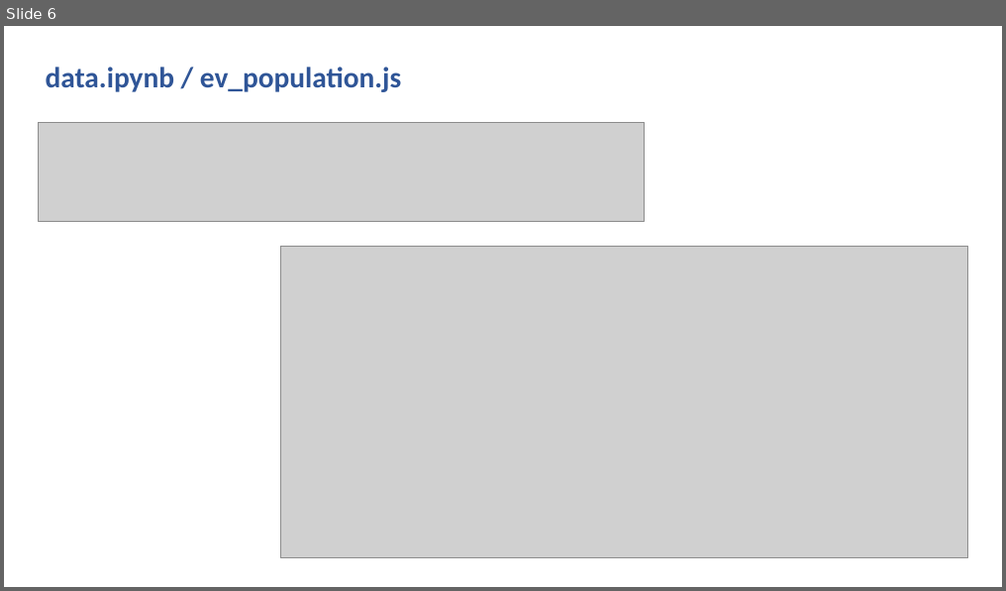
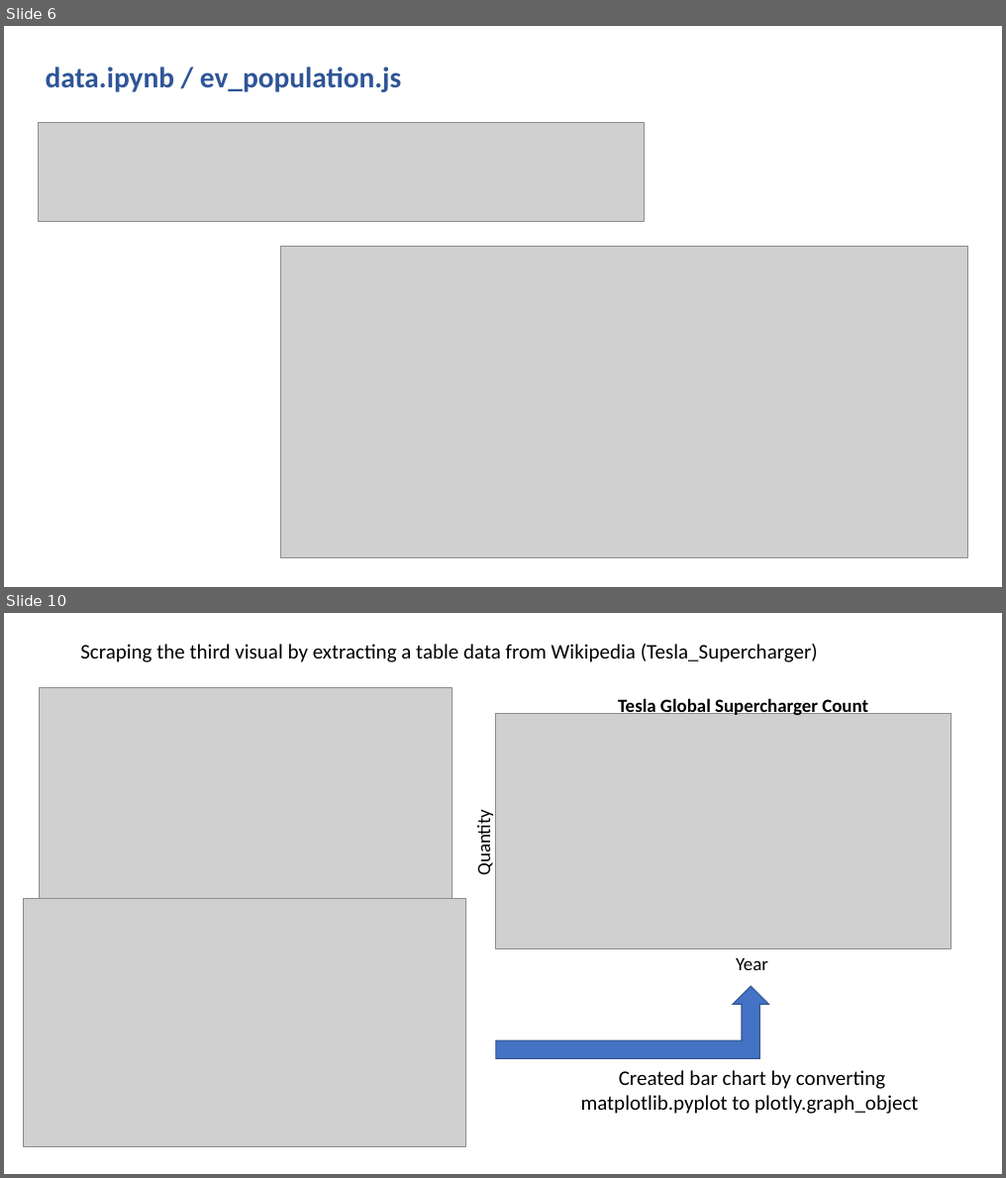
Before and after one commit to sissa81/legendary-system, a slide deck: Presentation/legendary-system.pptx. Shown one above the other, each under a label of ours: slide 6 before the commit, slides 6 and 10 after it; the slides between them are not shown. The pictures are 1006x591 and 1006x1178 pixels, drawn with LibreOffice and Linux fonts; fonts in the diff are those of the drawing; grey boxes stand for pictures. Boxes give left, top, right and bottom in pixels: in the first picture for what was removed or moved away, otherwise in the second. Text is boxed around its words. In the diff, an @@ line names an element or a change of style, - is before the commit and + after.

```diff
--- a/Presentation/legendary-system.pptx
+++ b/Presentation/legendary-system.pptx
@@ slide 10 added at [4,613,1002,1174], background #FFFFFF @@
@@ text added at [80,644,818,663], 20 pt, text #000000 @@
+Scraping the third visual by extracting a table data from Wikipedia (Tesla_Supercharger)
@@ picture added at [40,688,452,919] @@
@@ text added at [618,696,868,716], 18 pt, text #000000, bold @@
+Tesla Global Supercharger Count
@@ picture added at [496,713,951,950] @@
@@ text added at [472,816,495,874], 18 pt, text #000000 @@
+Quantity
@@ picture added at [23,898,466,1147] @@
@@ text added at [736,959,768,970], 18 pt, text #000000 @@
+Year
@@ bent up arrow added at [496,986,769,1059], fill #4472C4, outline #325491 1 pt @@
@@ text added at [581,1070,918,1114], 20 pt, text #000000 @@
+Created bar chart by converting matplotlib.pyplot to plotly.graph_object
```
Also in this commit, not shown: 4 slides changed, 2 other slides added, 3 slides removed.
